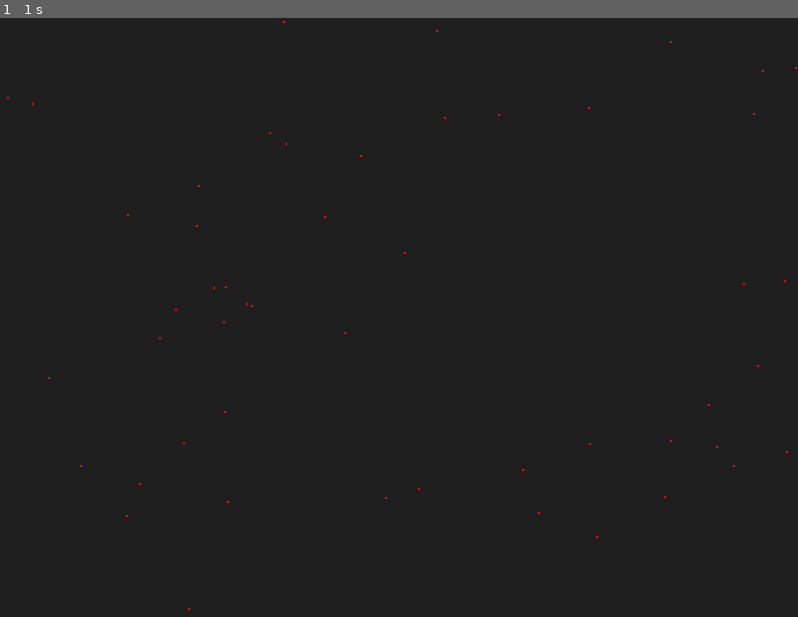
Above: before the commit, frame 1.
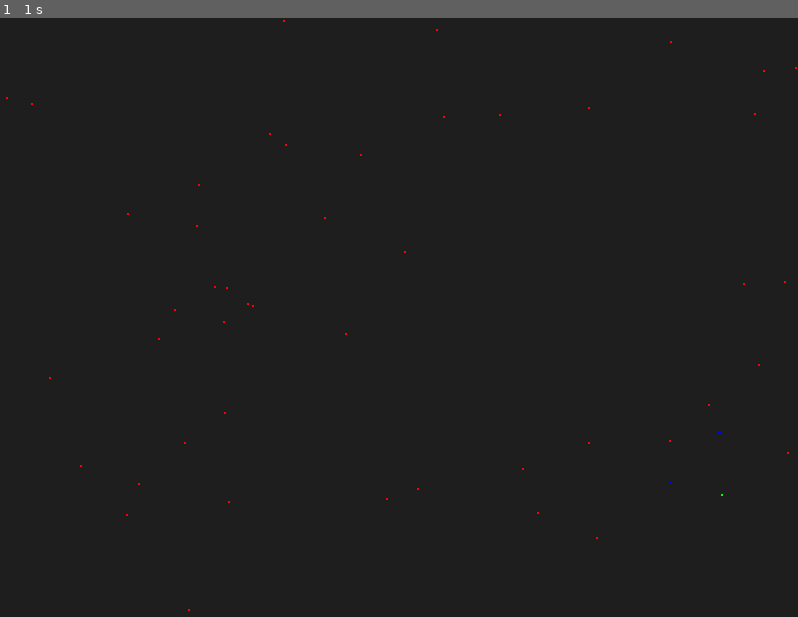
Above: after the commit, the same moment.

Repository: Lucasa98/herd-shepherd-wolf-coevolution
Game: pygame game, started from scripts/run_sim.py
The game is run twice, just before and just after one commit, with the same random seed, the same clock (stepped at 60 frames per second) and the same inputs.
Inputs:
- Up to frame 1 (1 s): no input

The runs differ from the first frame. In frame 1, less than 0.1% of the frame differs, in the area x 0-99%, y 0-99%.

Commit message:
repulsion por pastor

Diff:
--- a/models/sheep.py
+++ b/models/sheep.py
@@ -1,5 +1,6 @@
 import numpy as np
 import pygame
+from models.shepherd import Shepherd
 
 
 class Sheep:
@@ -8,21 +9,24 @@
         self.heading = np.array(heading, dtype=float)
         self.params = params
         self.rng = rng
+        self.repelido = False
 
-    def update(self, sheeps, shepherd, dt=1.0):
+    def update(self, sheeps, shepherd: list[Shepherd], dt=1.0):
         p = self.params
 
         # ===== Calcular fuerzas =====
         # repulsion de los shepherds
         R_s = np.zeros(2)
         for s in shepherd:
-            diff = self.position - s
+            diff = self.position - s.position
             dist = np.linalg.norm(diff)
             if dist < p["r_s"]:
                 R_s += diff / dist
 
+        self.repelido = (R_s != np.zeros(2)).any()
+
         # Solo se mueve por random walk o porque el pastor se acerco
-        if (R_s != np.zeros(2)).any() or self.rng.uniform(0,1) < p["r_walk"]:
+        if self.repelido or self.rng.uniform(0,1) < p["r_walk"]:
             # Atraccion al centro de gravedad
             diffs = np.array(
                 [other.position - self.position for other in sheeps if other is not self]
@@ -61,4 +65,5 @@
             self.position += p["delta"] * self.heading * dt
 
     def draw(self, surface: pygame.Surface):
-        pygame.draw.circle(surface, "red", self.position, 1)
+        color = "blue" if self.repelido else "red"
+        pygame.draw.circle(surface, color, self.position, 1)
--- a/models/shepherd.py
+++ b/models/shepherd.py
@@ -1 +1,21 @@
-# TODO
+import numpy as np
+import pygame
+
+
+class Shepherd:
+    def __init__(self, position, heading, params):
+        self.position = np.array(position, dtype=float)
+        self.heading = np.array(heading, dtype=float)
+        self.params = params
+
+    def update(self, sheeps, shepherd, dt=1.0):
+        p = self.params
+        mouse_pos = pygame.mouse.get_pos()
+        H_new = p["h"] * self.heading + (mouse_pos - self.position)
+        H_new /= np.linalg.norm(H_new) + 1e-8
+        self.heading = H_new
+
+        self.position += p["p_delta"] * self.heading * dt
+
+    def draw(self, surface: pygame.Surface):
+        pygame.draw.circle(surface, "green", self.position, 1)
--- a/scripts/run_sim.py
+++ b/scripts/run_sim.py
@@ -16,9 +16,11 @@
     "rho_a": 2.0,   # fuerza de repulsion (oveja-oveja)
     "rho_s": 1.0,   # fuerza de repulsion (pastor-oveja)
     "e": 0.3,       # ruido angular (componente estocastica)
-    "delta": 1.0,   # distancia por paso
-    "n_neigh": 5,   # numero de vecinos para cohesion
-    "r_walk": 0.1  # probabilidad de random walk
+    "delta": 5.0,   # distancia por paso
+    "n_neigh": 4,   # numero de vecinos para cohesion
+    "r_walk": 0.01,  # probabilidad de random walk
+    # PASTOR
+    "p_delta": 3  # distancia por paso
 }
 # ==========================================================
 
--- a/sim/world.py
+++ b/sim/world.py
@@ -1,22 +1,32 @@
-from numpy.random import Generator
+import numpy as np
 import pygame
 from models.sheep import Sheep
+from models.shepherd import Shepherd
 
 
 class World:
-    def __init__(self, width, height, params, rng: Generator):
+    def __init__(self, width, height, params, rng: np.random.Generator):
         self.width = width
         self.height = height
         self.rng = rng
+
+        self.entities = []
+
+        # Ovejas
         N = 50
         rand_positions = rng.uniform(0, 1, size=(N, 2))
         rand_positions[:, 0] *= self.width
         rand_positions[:, 1] *= self.height
-        self.entities = [Sheep(rand_positions[i], 0, params, rng) for i in range(50)]
+        self.ovejas = [Sheep(rand_positions[i], 0, params, rng) for i in range(50)]
+        self.entities.extend(self.ovejas)
+
+        # Pastor
+        self.pastores = [Shepherd(np.array([self.width, self.height])*rng.uniform(0, 1, size=(2)), 0, params)]
+        self.entities.extend(self.pastores)
 
     def update(self, dt):
         for e in self.entities:
-            e.update(self.entities, [], dt)
+            e.update(self.ovejas, self.pastores, dt)
 
     def draw(self, surface: pygame.Surface):
         for e in self.entities:
